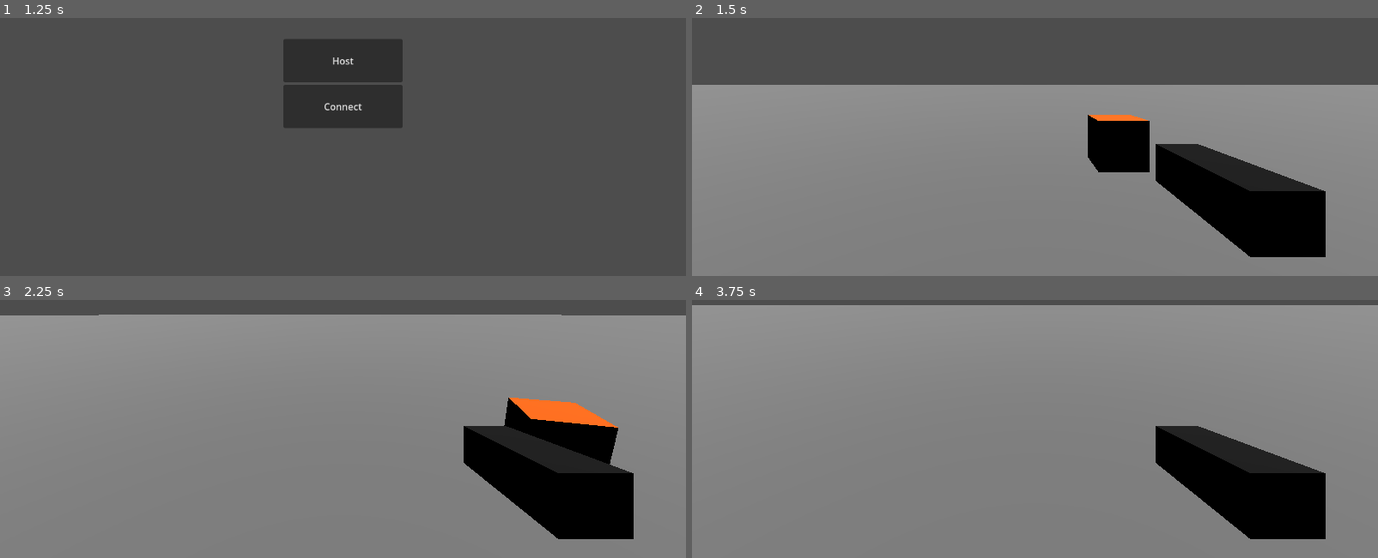
Above: before the commit, frames 1-4 (two rows, left to right).
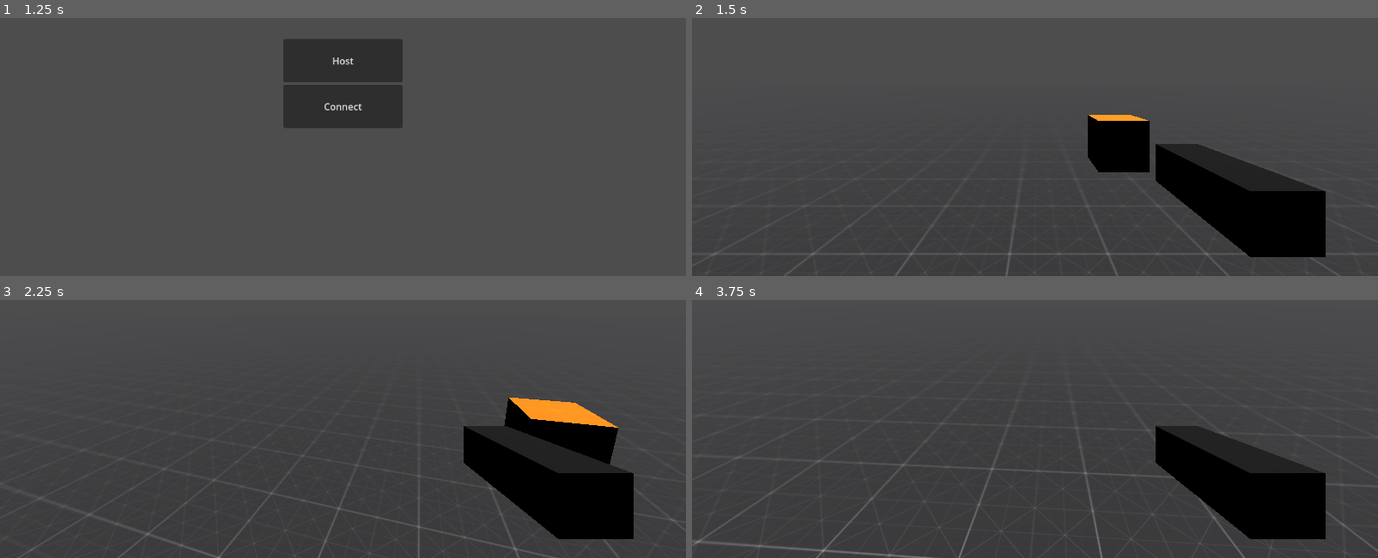
Above: after the commit, the same moments.

Repository: banane42/godot_spawn_sync
Game: Godot game, scene res://scenes/startup.tscn
Same seed, same stepped clock (60 frames per second), same inputs: the game is played once before the commit and once after it.
Inputs (mouse positions are in pixels of both pictures, inside the frame that each line leads up to):
- Up to frame 1 (1.25 s): tap Enter at 0.5 s; move the mouse to (493, 64) at 0.52 s; hold D (move_right) from 0.53 s (still down); tap Down (look_down) at 0.6 s; tap Space (jump) at 0.77 s
- Up to frame 2 (1.5 s): release D (move_right) at 1.25 s; click "Host" at 1.25 s
- Up to frame 3 (2.25 s): tap Space (jump) at 2 s; move the mouse to (308, 367) at 2.02 s; hold W (move_forward) from 2.03 s (still down); tap Left (look_left) at 2.1 s
- Up to frame 4 (3.75 s): keep holding W (move_forward); tap Space (jump) at 2.27 s; move the mouse to (1048, 359) at 2.77 s; tap Right (look_right) at 2.85 s; move the mouse to (1028, 372) at 3.52 s; tap Up (look_up) at 3.6 s

Frame 1 is identical in both runs. In frame 2, 65% of the frame differs, in the area x 0-100%, y 25-100%; in frame 3, 85%; in frame 4, 91%, in the area x 0-100%, y 1-100%.

Commit message:
added prototype textures

Diff:
--- a/scenes/level.tscn
+++ b/scenes/level.tscn
@@ -1,21 +1,25 @@
-[gd_scene load_steps=10 format=3 uid="uid://d0ij0v7in0k0d"]
+[gd_scene load_steps=12 format=3 uid="uid://d0ij0v7in0k0d"]
 
 [ext_resource type="Script" path="res://scripts/level.gd" id="1_3f141"]
+[ext_resource type="Texture2D" uid="uid://bp7n0maptye00" path="res://addons/kenney_prototype_textures/dark/texture_04.png" id="2_sr5ir"]
+[ext_resource type="Texture2D" uid="uid://hmx0xorqw3ps" path="res://addons/kenney_prototype_textures/orange/texture_05.png" id="3_fwxxp"]
 
 [sub_resource type="BoxShape3D" id="BoxShape3D_bsu8j"]
 size = Vector3(1000, 1, 1000)
 
-[sub_resource type="StandardMaterial3D" id="StandardMaterial3D_m8gk2"]
-albedo_color = Color(0.482353, 0.482353, 0.482353, 1)
+[sub_resource type="StandardMaterial3D" id="StandardMaterial3D_fkilr"]
+albedo_texture = ExtResource("2_sr5ir")
+uv1_triplanar = true
 
 [sub_resource type="BoxMesh" id="BoxMesh_wrqbp"]
-material = SubResource("StandardMaterial3D_m8gk2")
+material = SubResource("StandardMaterial3D_fkilr")
 size = Vector3(1000, 1, 1000)
 
 [sub_resource type="BoxShape3D" id="BoxShape3D_mcgq6"]
 
 [sub_resource type="StandardMaterial3D" id="StandardMaterial3D_5dwww"]
-albedo_color = Color(0.964706, 0.403922, 0, 1)
+albedo_texture = ExtResource("3_fwxxp")
+uv1_triplanar = true
 
 [sub_resource type="BoxMesh" id="BoxMesh_14kcj"]
 material = SubResource("StandardMaterial3D_5dwww")
Not shown, added: addons/kenney_prototype_textures/LICENSE.txt
Binary file added: addons/kenney_prototype_textures/dark/texture_01.png
Not shown, added: addons/kenney_prototype_textures/dark/texture_01.png.import
Binary file added: addons/kenney_prototype_textures/dark/texture_02.png
Not shown, added: addons/kenney_prototype_textures/dark/texture_02.png.import
Binary file added: addons/kenney_prototype_textures/dark/texture_03.png
Not shown, added: addons/kenney_prototype_textures/dark/texture_03.png.import
Binary file added: addons/kenney_prototype_textures/dark/texture_04.png
Not shown, added: addons/kenney_prototype_textures/dark/texture_04.png.import
Binary file added: addons/kenney_prototype_textures/dark/texture_05.png
Not shown, added: addons/kenney_prototype_textures/dark/texture_05.png.import
Binary file added: addons/kenney_prototype_textures/dark/texture_06.png
(and 145 more such lines)
